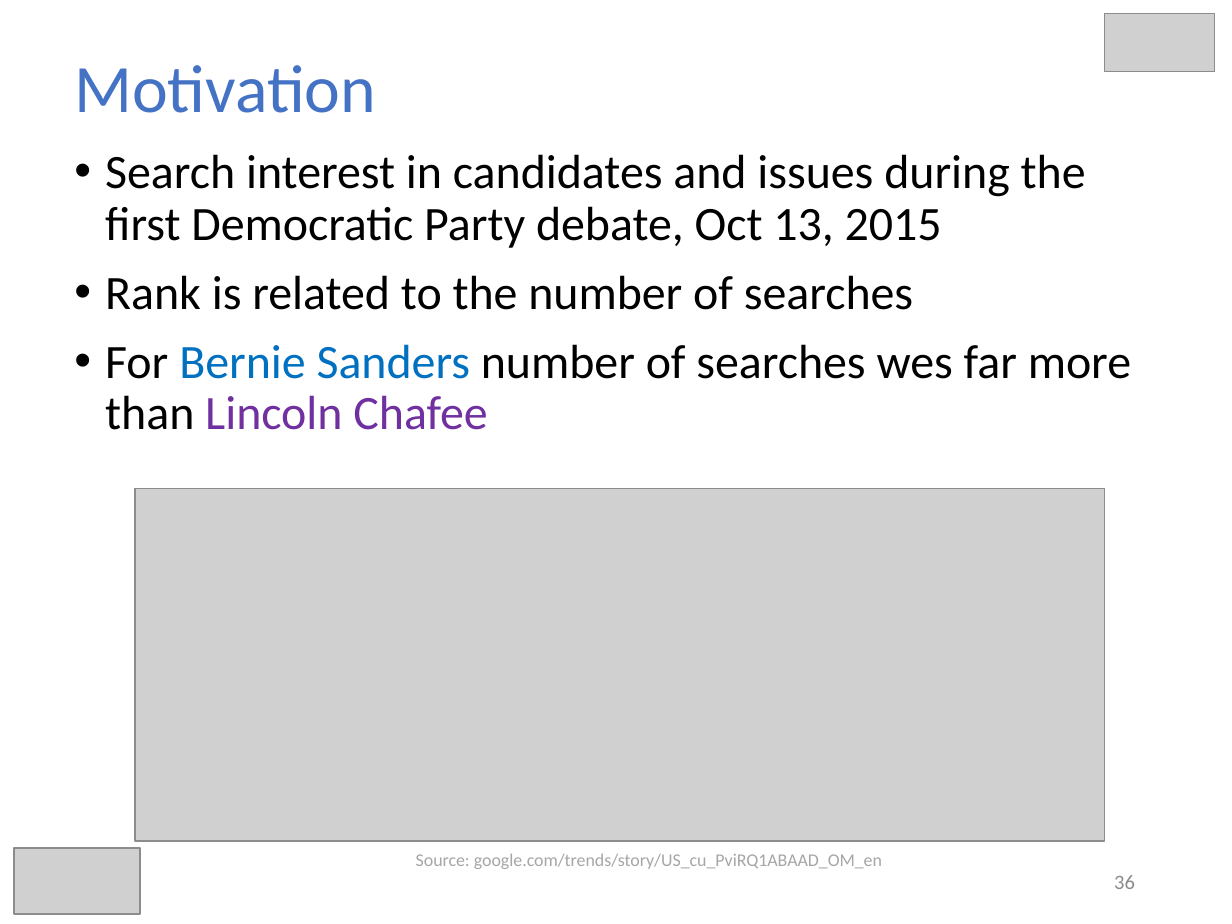
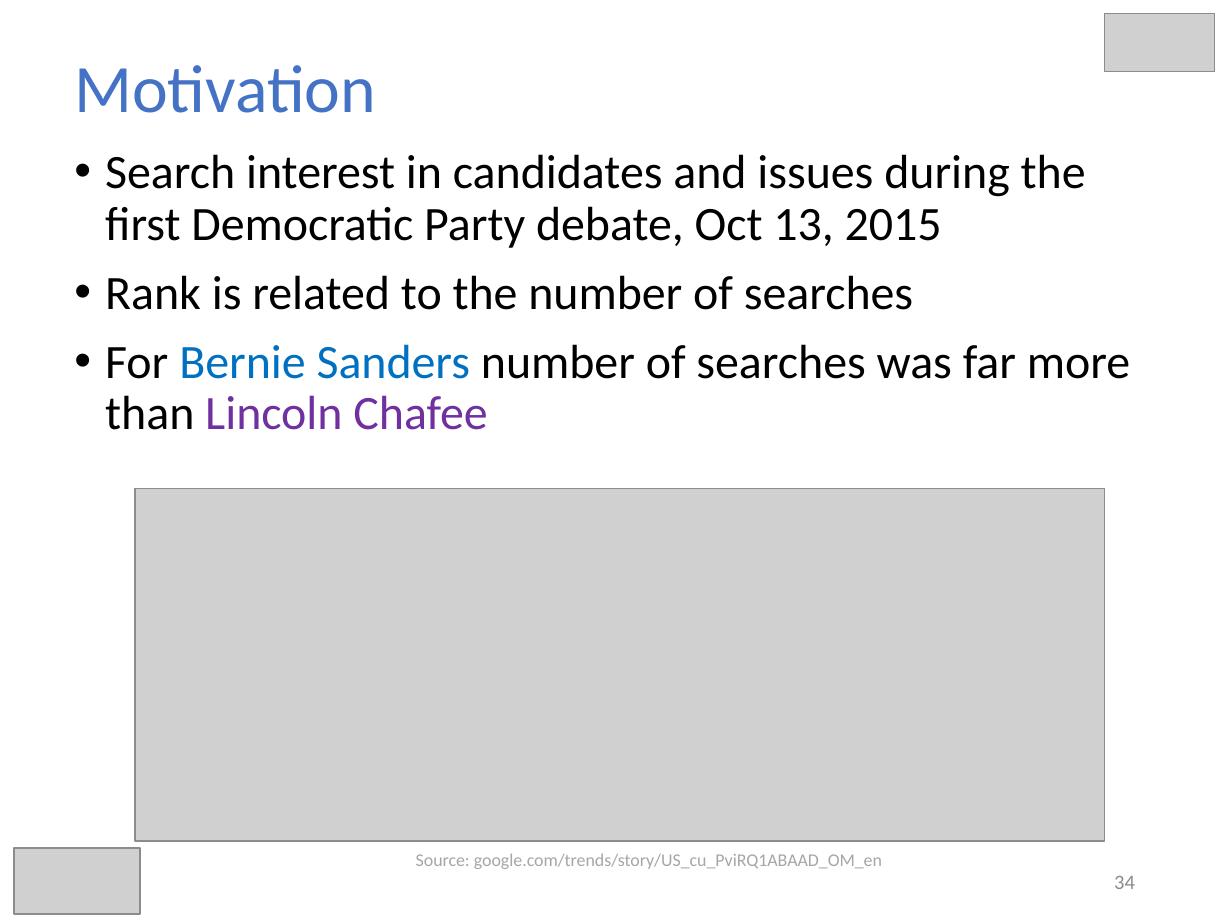
Before and after one commit to hmsgit/minestream, a slide deck: slide 34 of presentation/thesis.pptx (slide 36 before the commit). Drawn at 1232x924 pixels with LibreOffice and Linux fonts; fonts in the diff are those of the drawing; grey boxes stand for pictures. Boxes give left, top, right and bottom in pixels: in the first picture for what was removed or moved away, otherwise in the second. Text is boxed around its words. In the diff, an @@ line names an element or a change of style, - is before the commit and + after.

```diff
--- a/presentation/thesis.pptx
+++ b/presentation/thesis.pptx
@@ text at [105,344,1130,430]: text changed @@
-• For Bernie Sanders number of searches wes far more than Lincoln Chafee
+• For Bernie Sanders number of searches was far more than Lincoln Chafee
@@ page number at [1114,876,1135,889]: text changed @@
-36
+34
```
Also in this commit, not shown: 18 other slides changed, 2 slides added.
